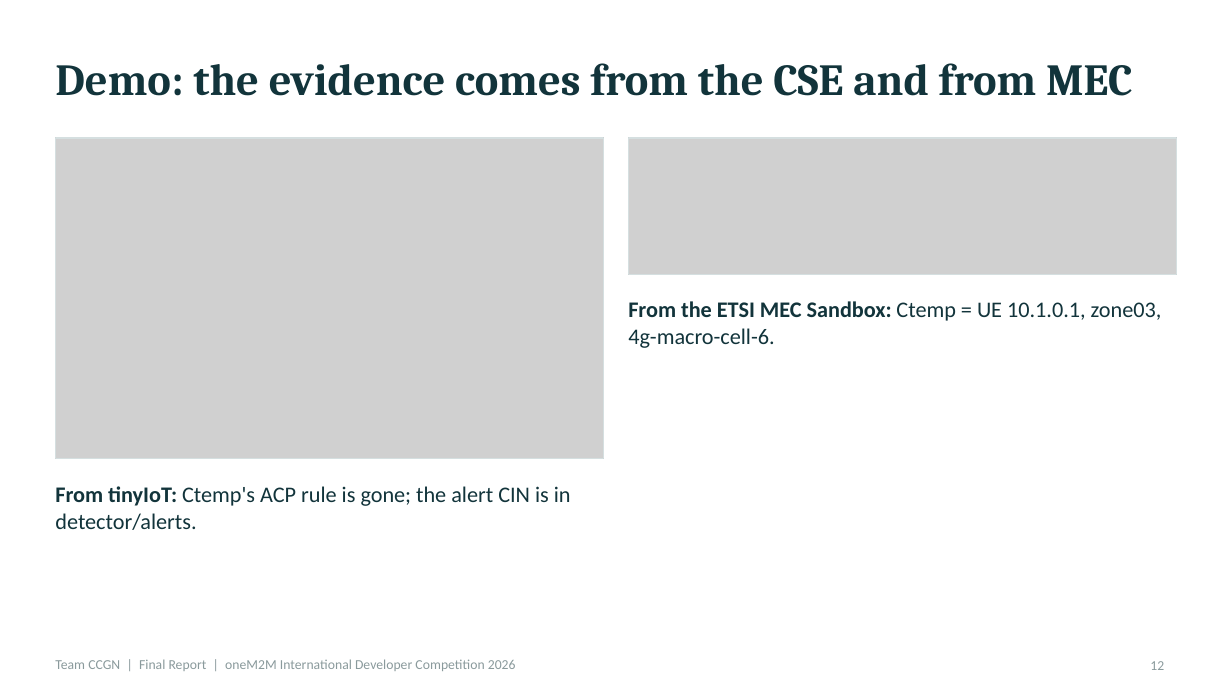
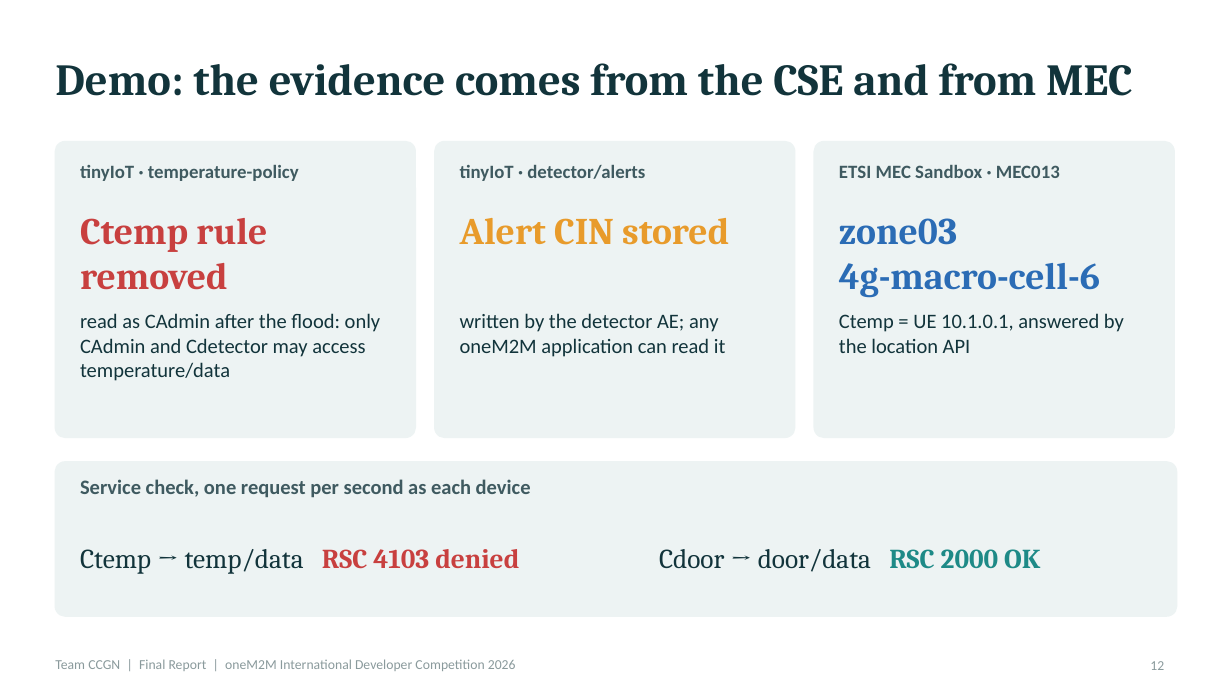
Before and after one commit to easycode42/ccgn-edge-iot-security, a slide deck: slide 12 of deliverables/CCGN_Final_Report.pptx. Drawn at 1232x693 pixels with LibreOffice and Linux fonts; fonts in the diff are those of the drawing; grey boxes stand for pictures. Boxes give left, top, right and bottom in pixels: in the first picture for what was removed or moved away, otherwise in the second. Text is boxed around its words. In the diff, an @@ line names an element or a change of style, - is before the commit and + after.

```diff
--- a/deliverables/CCGN_Final_Report.pptx
+++ b/deliverables/CCGN_Final_Report.pptx
@@ picture removed at box(55, 138, 604, 458) @@
@@ rectangle removed at box(55, 138, 604, 458) @@
@@ rounded rectangle added at box(55, 142, 415, 437), fill #EDF3F3, outline #EDF3F3 1 pt @@
@@ rounded rectangle added at box(435, 142, 795, 437), fill #EDF3F3, outline #EDF3F3 1 pt @@
@@ picture removed at box(628, 138, 1177, 275) @@
@@ rectangle removed at box(628, 138, 1177, 275) @@
@@ rounded rectangle added at box(814, 142, 1174, 437), fill #EDF3F3, outline #EDF3F3 1 pt @@
@@ text added at box(80, 165, 299, 181), 11 pt, text #3F5A60, bold @@
+tinyIoT · temperature-policy
@@ text added at box(460, 165, 645, 181), 11 pt, text #3F5A60, bold @@
+tinyIoT · detector/alerts
@@ text added at box(839, 165, 1060, 178), 11 pt, text #3F5A60, bold @@
+ETSI MEC Sandbox · MEC013
@@ text added at box(80, 218, 267, 290), 22 pt, text #C8403F, bold @@
+Ctemp rule removed
@@ text added at box(460, 218, 729, 245), 22 pt, text #E89B2B, bold @@
+Alert CIN stored
@@ text added at box(839, 218, 1100, 298), 22 pt, text #2B6CB5, bold @@
+zone03
+4g-macro-cell-6
@@ text added at box(80, 313, 381, 381), 12 pt, text #12343B @@
+read as CAdmin after the flood: only CAdmin and Cdetector may access temperature/data
@@ text added at box(460, 313, 726, 357), 12 pt, text #12343B @@
+written by the detector AE; any oneM2M application can read it
@@ text at box(839, 313, 1124, 353): text changed; size 13 to 12 pt @@
-From the ETSI MEC Sandbox: Ctemp = UE 10.1.0.1, zone03, 4g-macro-cell-6.
+Ctemp = UE 10.1.0.1, answered by the location API
@@ rounded rectangle added at box(55, 462, 1177, 616), fill #EDF3F3, outline #EDF3F3 1 pt @@
@@ text added at box(80, 479, 531, 497), 12 pt, text #3F5A60, bold @@
+Service check, one request per second as each device
@@ text removed at box(55, 486, 571, 530) @@
-From tinyIoT: Ctemp's ACP rule is gone; the alert CIN is in detector/alerts.
@@ text added at box(80, 549, 519, 574), 16 pt, text #12343B @@
+Ctemp → temp/data RSC 4103 denied
@@ text added at box(659, 549, 1040, 572), 16 pt, text #12343B @@
+Cdoor → door/data RSC 2000 OK
```
Also in this commit, not shown: 1 other slide changed, 2 slides added, 2 slides removed, 5 other files.
